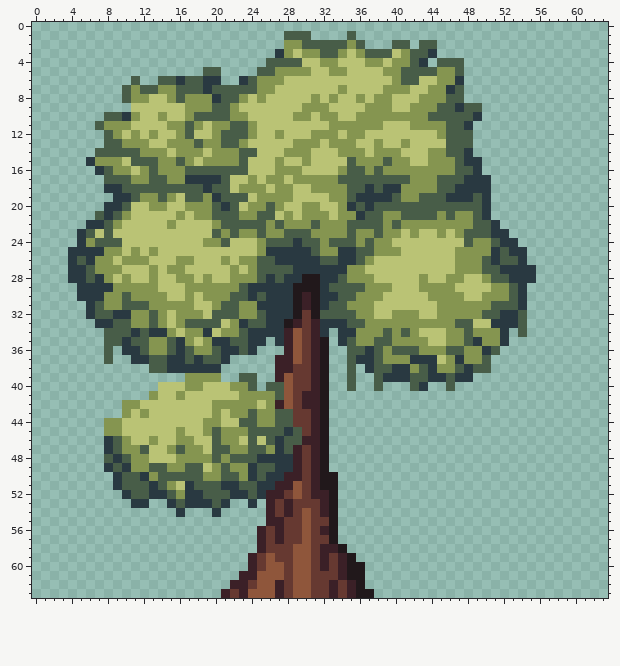
Edited in one commit: pixel-art file (readme_images/example2.aseprite). Above: the version before the commit.
64x64 pixels, 1 frame.
After:
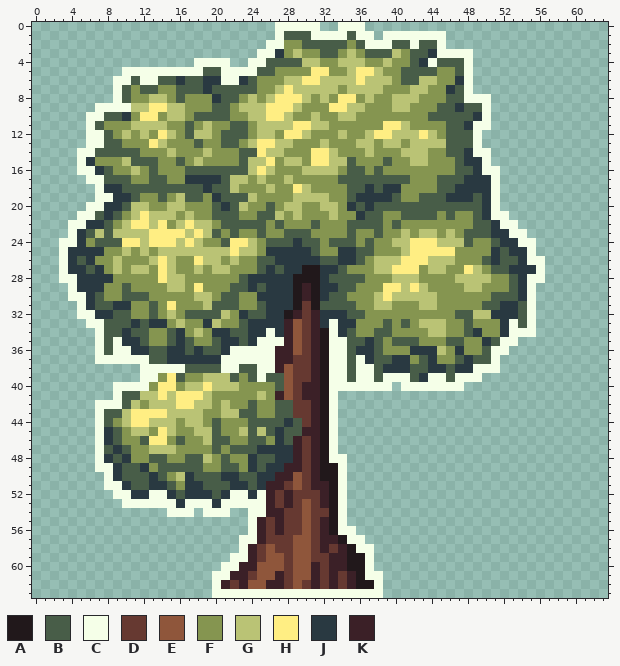
Palette (. is transparent): A #21181b  B #485d48  C #f5ffe8  D #663931  E #8f563b  F #859550  G #bac375  H #ffee83  J #293941  K #3b2027
Diff:
layer "example1" added
layer "example2" added
layer "trunk" removed
layer "leaves" removed
Changed rows in their new state; - is an unchanged pixel.
Layer "example2":
first column x 3:
 0 ------------------------CCCCC--CCC--------------------
 1 ------------------------C---CCCC-CC-CCCCCCC-----------
 2 -----------------------CC---------CCC--C--C-----------
 3 ----------------------CC------------------CCCC--------
 4 ---------------CCCC--CC------------------C---C--------
 5 -------CCCCCCCCC--CCCC------HH---HH----------C--------
 6 ------CC-CC-------CC-------HH----H-----------C--------
 7 ------C------------------H-------------------C--------
 8 ------C-----------------HHH----HH------------CCC------
 9 ----CCCC--HH-----------HHH----HH---------------C------
10 ---CC----HH------------HH----------------------C------
11 ---C----------------------HH--------HH--------CC------
12 ---CC------H-------------HH--------HH---H-----C-------
13 ---CC-----H-----------HH----------------------C-------
14 --CC------------------H-----HH----------------CC------
15 --C--------------------H----HH-----------------C------
16 --CC------------------H------------------------CC-----
17 ---CC-------------------------------------------C-----
18 ----C---------------------H---------------------C-----
19 ----CC------------------------------------------C-----
20 ---CC-------------------------------------------C-----
21 --CC-----H--------------------------------------CC----
22 -CC-----HH-H--H----------------------------------CC---
23 -C--------HHHH-H----------------------------------CC--
24 CC-----HH-HHH-H----HH------------------HHH---------CC-
25 C------------------H-------------------HHHHH--------C-
26 C----------H---H----------------------HHH-----------CC
27 C---J-GF---HG-F-F---F--J-J-AA--B--F--HHHF--F-HGF-B---C
28 CC-J-JF-FF-H-G-F-FF-BJJ-J-A---B-BB-FF----FF-G--GFFB-CC
29 -C---F-B---F---H---B--B----K--J--F--HH-HG---F--F----C-
30 -CC-B---BB--FF--G-B-FFJ-------B-F--GH----G---FF-BB--C-
31 --C--BJJFFB-H--F-B----B----D-B--B----FFF-------B-JJBC-
32 --CCJJBB------BBB-GFJB---AK-KJJJ-B-FF---FF--BBGGJ---C-
33 ---CCB--JBJJFGFFJGF-BJJ--KE---C-JF--B-B-GGG-F-FFF-C-C-
34 ----C--JB-FFBJ-GFJJB---C-----AC-B--B--F-F-----J---CCC-
35 ----C-C-J-----BF-B-J--CCC-----CC-BJ-FBBB-FFBBFFJBCC---
36 ----C-CC-JBBJ--JB--CCCCCK-----CC-J---FFJJJGFJ--BCC----
37 ----CCCCCC----J-JJCCCCCC--D---CC-C--BJJFB-F-BJB-C-----
38 ---------CCCCCBBBBCCBBCC-E----CC-CC-J--B--JBJ-CCC-----
39 ---------CCFHB--GGGBF-CBB-----CC-CC-CCC-JCC-CCC-------
40 ------CCCCFHHFGGH--G-FFF---K--CCCCCCC-CCCCCCC---------
41 ------CBBGGH-HHH-FFF--G-K-----C-----------------------
42 ----CCCBGF---HH---G--BF-BB-D--C-----------------------
43 ----CBBGHHHH----F--GB---------C-----------------------
44 ----CB--HH---F---BFFF-BB-JB---C-----------------------
45 ----CJBF--FH--F-G---G-G-JB-K--C-----------------------
46 ----C---FBHHFB-F--B-F-BF--KD--C-----------------------
47 ----CBJB-F--GF--F-FBB-JJ-J----C-----------------------
48 ----CJBJ--BBF-BBGFBFFJBB------CC----------------------
49 ----CCJBBJF-BB--F--B---J-K----AC----------------------
50 -----C---BJ-FGJ-BBJJBBJ-K-E----C----------------------
51 -----CCJ---JBF-J--B-J--K-D---K-C----------------------
52 ------CCJJCCJB--J-JCCJC-DKD-D--C----------------------
53 -------CCCCCCJCCCJCCCCC----E---C----------------------
54 ------------CCC-CCC--CC-KD---D-C----------------------
55 ---------------------CKD-----K-C----------------------
56 ---------------------C---------CC---------------------
57 --------------------CC--D-E--KKACC--------------------
58 --------------------CKDE------DKACC-------------------
59 -------------------CC---E----DK--AC-------------------
60 ------------------CCK-E-----KDK---C-------------------
61 -----------------CCK-D--K---K-KDK-CC------------------
62 -----------------CKD-E-K---DK-----AC------------------
63 -----------------CCCCCCCCCCCCCCCCCCC------------------
